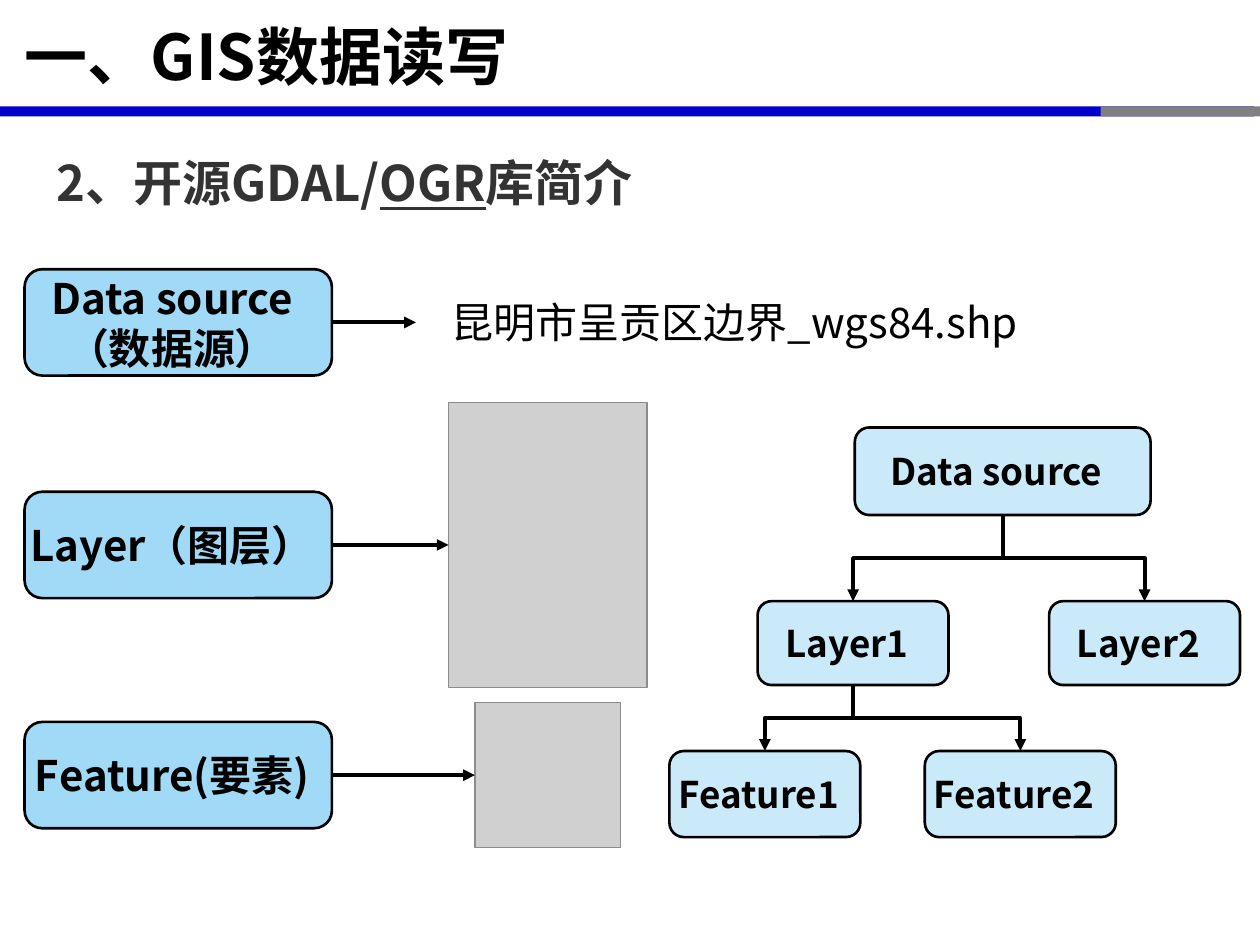
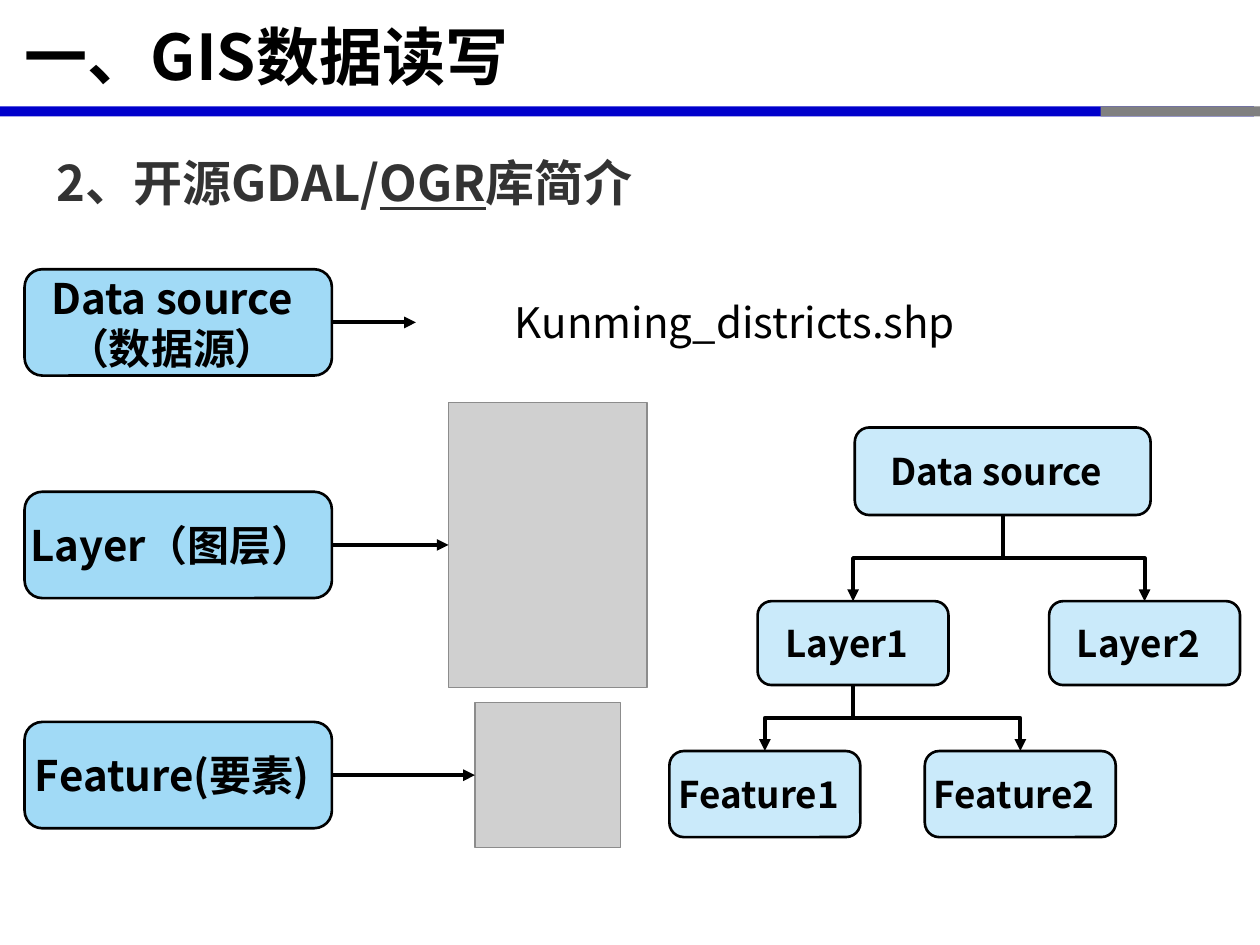
Before and after one commit to xinluo2018/open-source-gis-course, a slide deck: slide 11 of 第4章-矢量数据处理-8课时/第4章-矢量数据处理.pptx. Drawn at 1260x945 pixels with LibreOffice and Linux fonts; fonts in the diff are those of the drawing; grey boxes stand for pictures. Boxes give left, top, right and bottom in pixels: in the first picture for what was removed or moved away, otherwise in the second. Text is boxed around its words. In the diff, an @@ line names an element or a change of style, - is before the commit and + after.

```diff
--- a/第4章-矢量数据处理-8课时/第4章-矢量数据处理.pptx
+++ b/第4章-矢量数据处理-8课时/第4章-矢量数据处理.pptx
@@ text at [515, 304, 955, 349]: text changed @@
-昆明市呈贡区边界_wgs84.shp
+Kunming_districts.shp
```
Also in this commit, not shown: 4 other slides changed, 25 other files.
